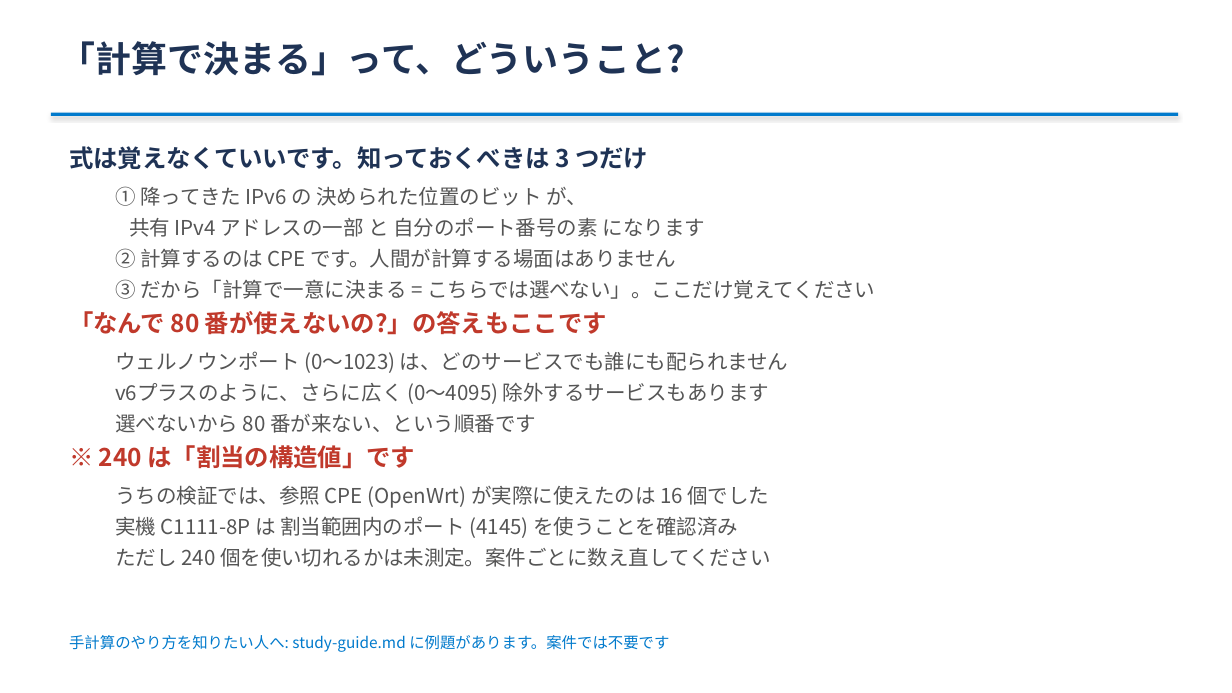
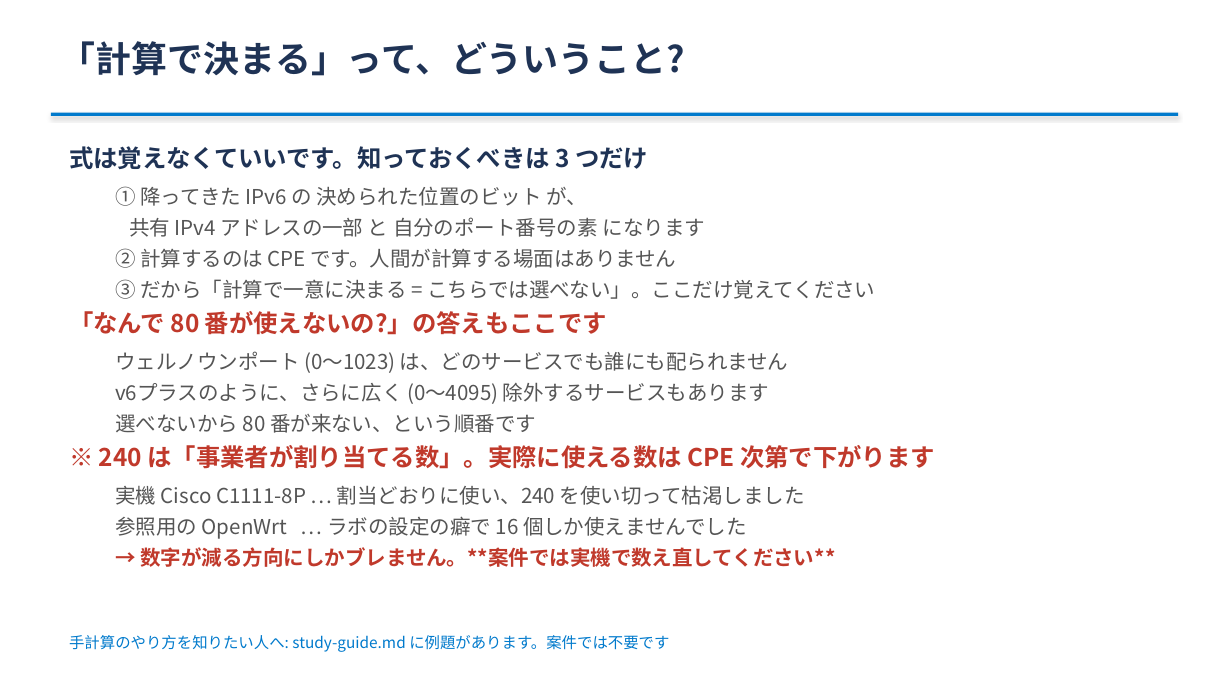
Before and after one commit to ginchankawaii/claude-code-book-template, a slide deck: slide 29 of docs/ipoe-lab/slides/setsumeikai.pptx (slide 27 before the commit). Drawn at 1232x693 pixels with LibreOffice and Linux fonts; fonts in the diff are those of the drawing. Boxes give left, top, right and bottom in pixels: in the first picture for what was removed or moved away, otherwise in the second. Text is boxed around its words. In the diff, an @@ line names an element or a change of style, - is before the commit and + after.

```diff
--- a/docs/ipoe-lab/slides/setsumeikai.pptx
+++ b/docs/ipoe-lab/slides/setsumeikai.pptx
@@ text at (x1=99, y1=445, x2=935, y2=567): text changed; text colour #555555 to #C0392B; bold on @@
-※ 240 は「割当の構造値」です
-  うちの検証では、参照 CPE (OpenWrt) が実際に使えたのは 16 個でした
-  実機 C1111-8P は 割当範囲内のポート (4145) を使うことを確認済み
-  ただし 240 個を使い切れるかは未測定。案件ごとに数え直してください
+※ 240 は「事業者が割り当てる数」。実際に使える数は CPE 次第で下がります
+  実機 Cisco C1111-8P … 割当どおりに使い、240 を使い切って枯渇しました
+  参照用の OpenWrt … ラボの設定の癖で 16 個しか使えませんでした
+  → 数字が減る方向にしかブレません。**案件では実機で数え直してください**
```
Also in this commit, not shown: 2 other slides changed, 2 slides added, 2 other files.
